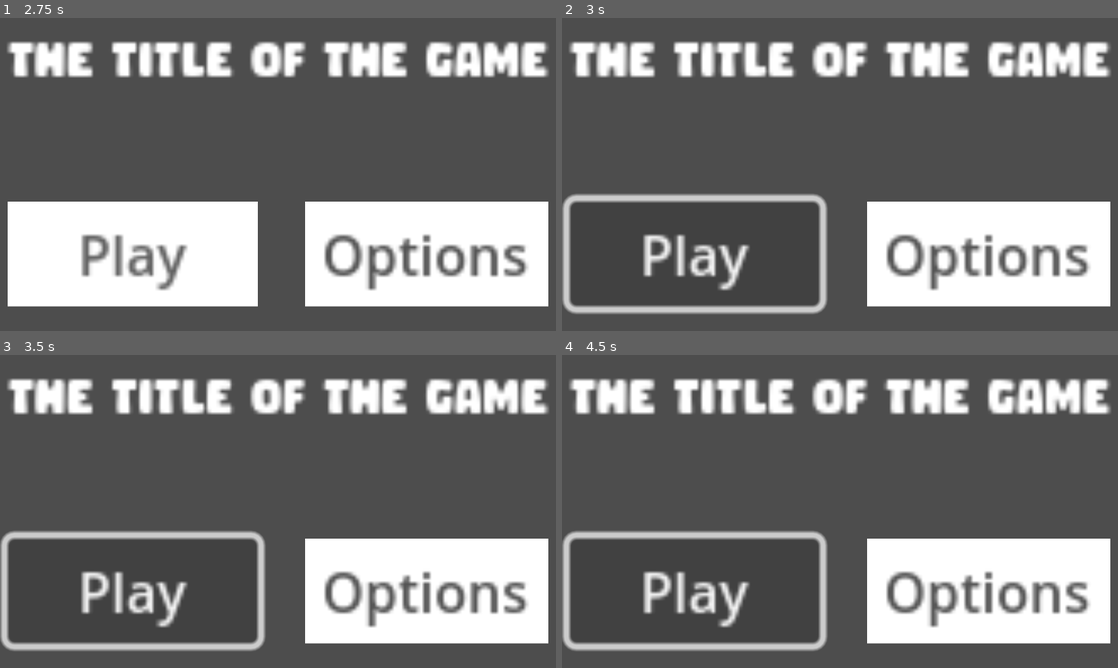
Above: before the commit, frames 1-4 (two rows, left to right).
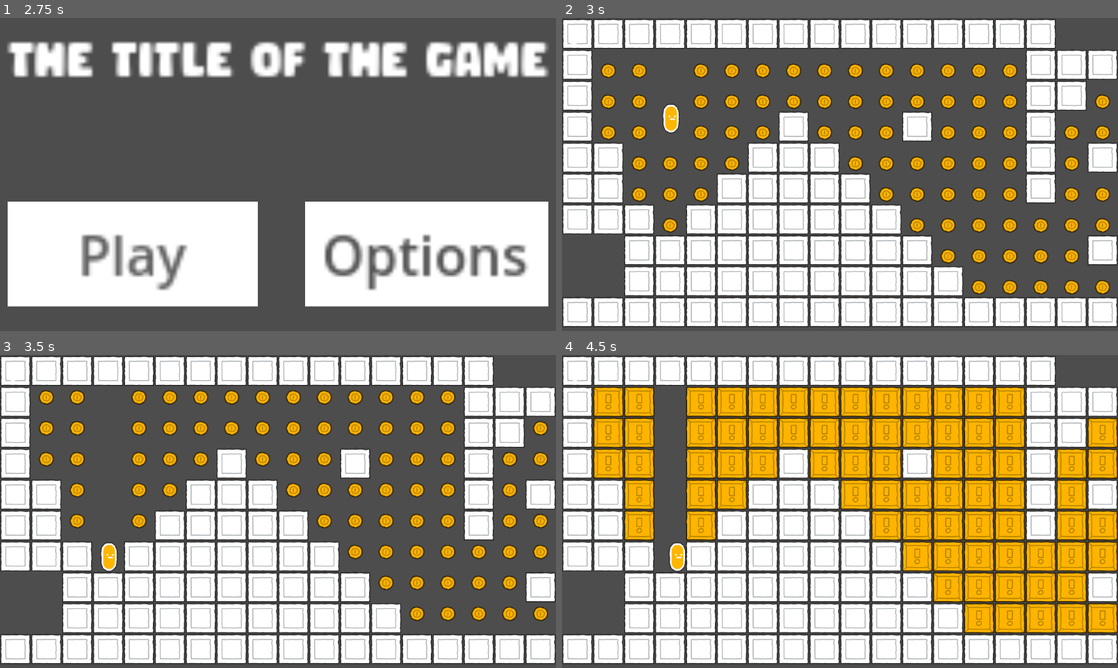
Above: after the commit, the same moments.

Repository: FaunuX/GMTK
Game: Godot game, scene res://title_screen.tscn
Same seed, same stepped clock (60 frames per second), same inputs: the game is played once before the commit and once after it. The engine's default icon, where the game draws it, is replaced by a stand-in: a white triangle on a blue panel in a dark square.
Inputs (mouse positions are in pixels of both pictures, inside the frame that each line leads up to):
- Up to frame 1 (2.75 s): click "Options" at 0.5 s; click "Credits" at 1.25 s; click "Back" at 2 s
- Up to frame 2 (3 s): click "Play" at 2.75 s
- Up to frame 3 (3.5 s): no input
- Up to frame 4 (4.5 s): click (695, 589) at 3.5 s, where only the run before the commit has a clickable "Play"; tap Enter at 4.25 s; hold Right (move_right) from 4.28 s (still down); tap Tab (switch) at 4.35 s

Frame 1 is identical in both runs. In frame 2, 62% of the frame differs, in the area x 0-100%, y 0-99%; in frame 3, 62%; in frame 4, 83%.

Commit message:
Revert "Judah"

Diff:
--- a/Main.tscn
+++ b/Main.tscn
@@ -1,11 +1,10 @@
-[gd_scene load_steps=12 format=3 uid="uid://cwq13yg300t1c"]
+[gd_scene load_steps=16 format=3 uid="uid://cwq13yg300t1c"]
 
 [ext_resource type="PackedScene" uid="uid://crg3q6ycx62qw" path="res://Player.tscn" id="1"]
 [ext_resource type="Script" path="res://Main.gd" id="1_62w1g"]
 [ext_resource type="PackedScene" uid="uid://bevbkxf163nw2" path="res://Level.tscn" id="2"]
 [ext_resource type="Texture2D" uid="uid://bss8o32q8qdwx" path="res://icon.png" id="3"]
-[ext_resource type="PackedScene" uid="uid://okgrteayunj" path="res://starts_as_platform.tscn" id="4_7ueo5"]
-[ext_resource type="PackedScene" uid="uid://byywuch6jle3n" path="res://starts_as_coin.tscn" id="5_shqqa"]
+[ext_resource type="PackedScene" uid="uid://ljc45x48loyi" path="res://swapper_hopper.tscn" id="5_2uhyi"]
 [ext_resource type="PackedScene" uid="uid://5xgsr1qofdb7" path="res://gui.tscn" id="5_vl2ej"]
 [ext_resource type="Texture2D" uid="uid://d1x0yqb4pg2gm" path="res://spritesheet_default.png" id="6_3sfvb"]
 [ext_resource type="AudioStream" uid="uid://cp7qi3662m3b1" path="res://341248__jeremysykes__jump00.wav" id="8_xdg86"]
@@ -62,13 +61,8 @@
 0:0/7/physics_layer_0/angular_velocity = 0.0
 0:0/7/physics_layer_0/polygon_0/points = PackedVector2Array(-32, -32, 32, -32, 32, 32, -32, 32)
 
-[sub_resource type="TileSetScenesCollectionSource" id="TileSetScenesCollectionSource_kh47p"]
-resource_name = "StartsAsPlatformTiles"
-scenes/1/scene = ExtResource("4_7ueo5")
-
 [sub_resource type="TileSetScenesCollectionSource" id="TileSetScenesCollectionSource_34sgi"]
-resource_name = "StartsAsCoinTiles"
-scenes/2/scene = ExtResource("5_shqqa")
+scenes/1/scene = ExtResource("5_2uhyi")
 
 [sub_resource type="TileSetAtlasSource" id="TileSetAtlasSource_pjumi"]
 texture = ExtResource("6_3sfvb")
@@ -381,7 +375,6 @@
 sources/0 = SubResource("TileSetAtlasSource_6575m")
 sources/2 = SubResource("TileSetScenesCollectionSource_34sgi")
 sources/5 = SubResource("TileSetAtlasSource_pjumi")
-sources/1 = SubResource("TileSetScenesCollectionSource_kh47p")
 
 [node name="Main" type="Node"]
 script = ExtResource("1_62w1g")
